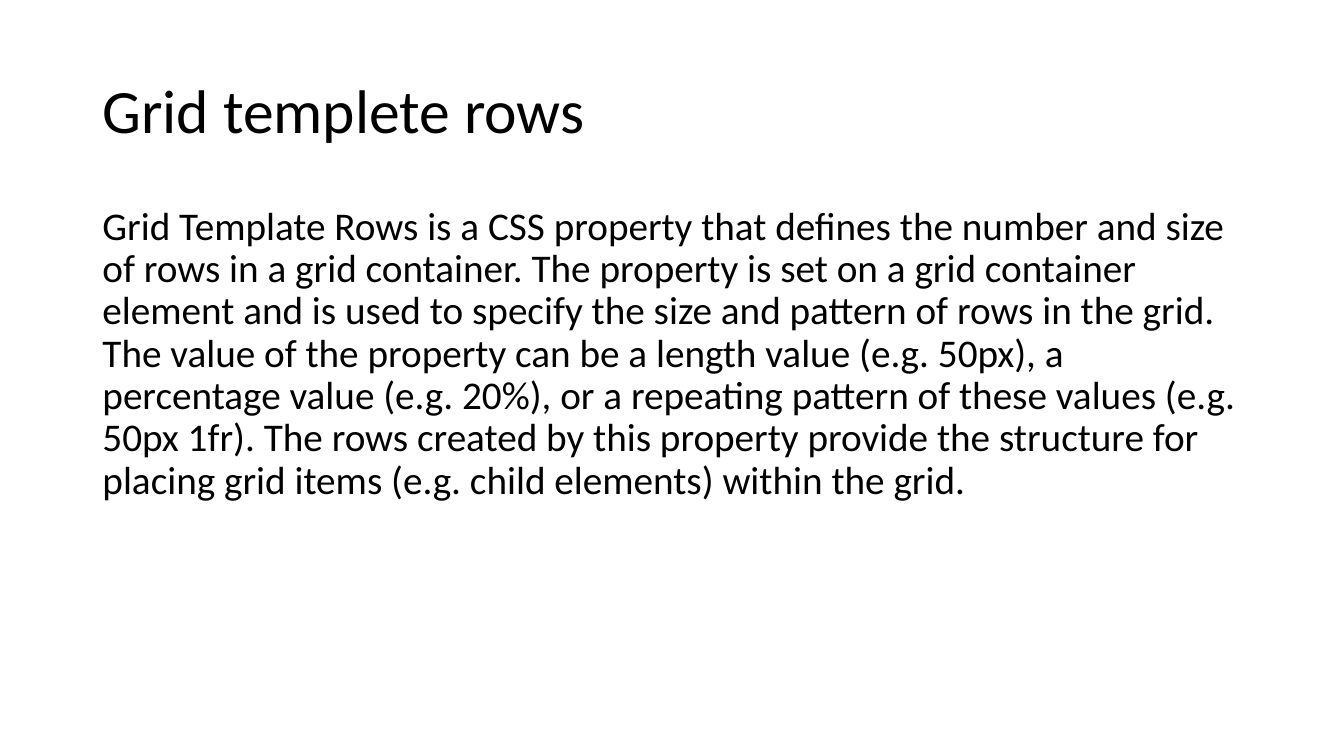
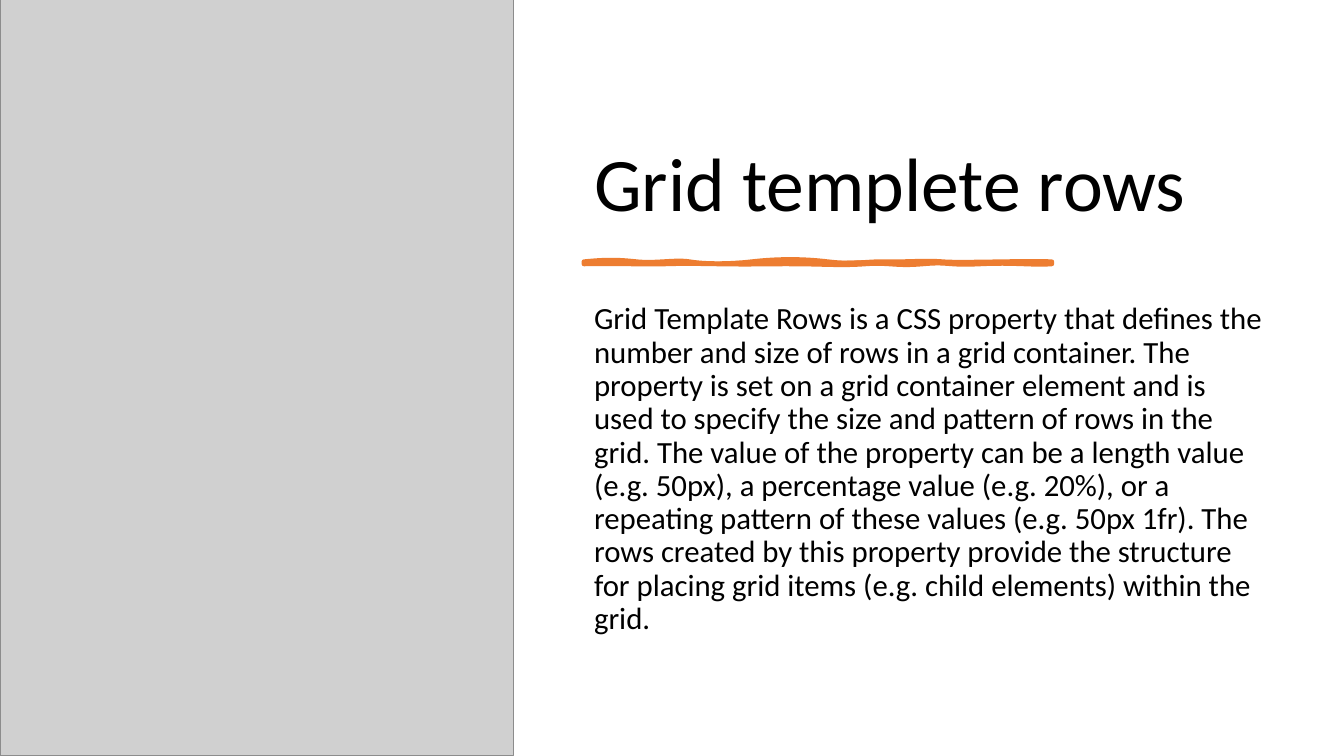
Before and after one commit to 1shaked/full-stack, a slide deck: slide 14 of 6ass/main6.pptx. Drawn at 1344x756 pixels with LibreOffice and Linux fonts; fonts in the diff are those of the drawing; grey boxes stand for pictures. Boxes give left, top, right and bottom in pixels: in the first picture for what was removed or moved away, otherwise in the second. Text is boxed around its words. In the diff, an @@ line names an element or a change of style, - is before the commit and + after.

```diff
--- a/6ass/main6.pptx
+++ b/6ass/main6.pptx
@@ picture added at (x1=0, y1=0, x2=513, y2=756) @@
@@ title "Grid templete rows" moved from (x1=102, y1=90, x2=584, y2=143) to (x1=594, y1=158, x2=1186, y2=224) @@
@@ title "Grid templete rows" at (x1=594, y1=158, x2=1186, y2=224): size 44 to 54 pt; vertical alignment middle to bottom @@
@@ freeform shape added at (x1=584, y1=262, x2=1052, y2=264), fill #ED7D31, outline #ED7D31 3.5 pt @@
@@ text "Grid Template Rows is a ..." moved from (x1=102, y1=212, x2=1235, y2=501) to (x1=594, y1=307, x2=1262, y2=635) @@
@@ text "Grid Template Rows is a ..." at (x1=594, y1=307, x2=1262, y2=635): size 28 to 22 pt @@
```
Also in this commit, not shown: 10 other slides changed, 18 slides added, 3 slides removed, 28 other files.
